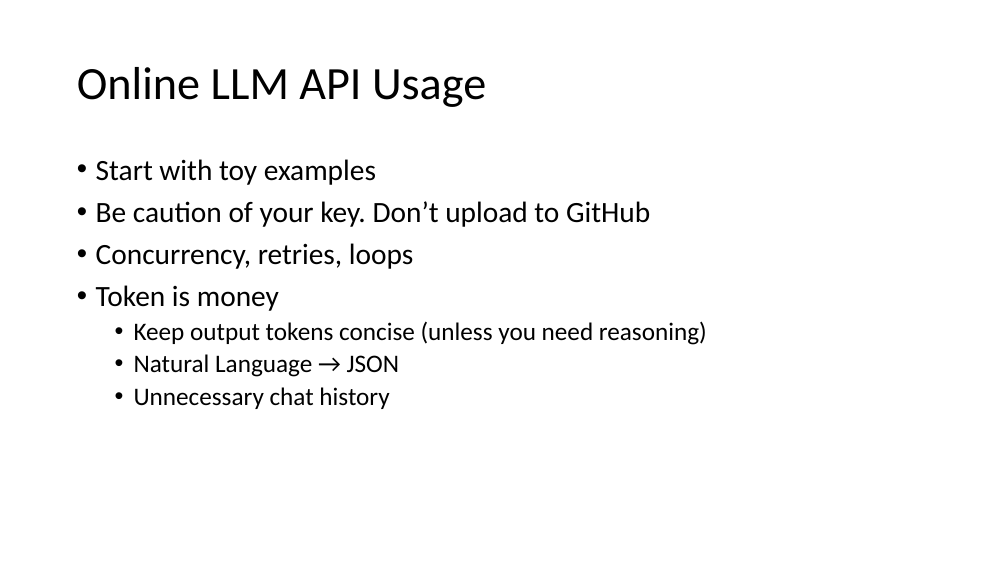
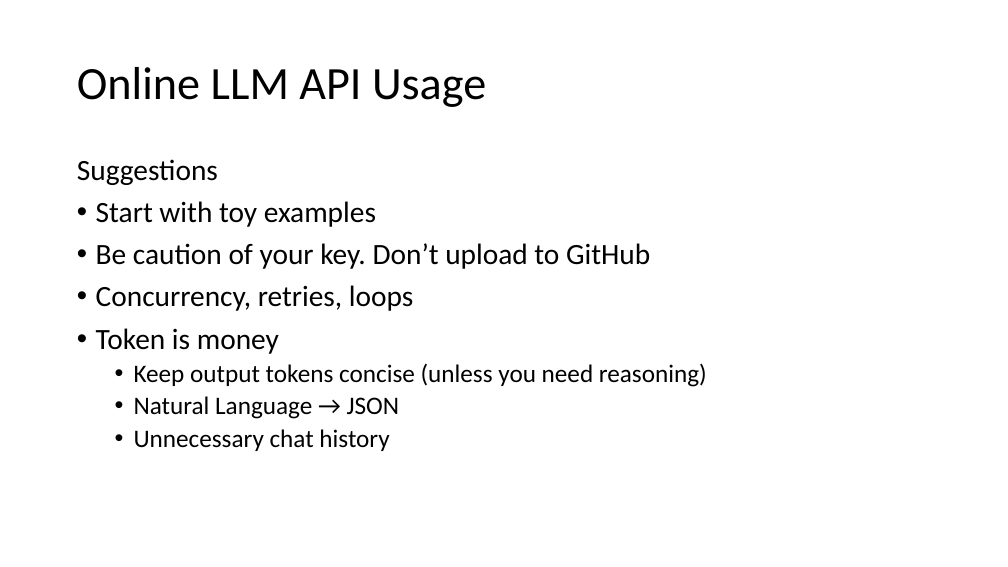
Before and after one commit to Chord-Chen-30/ShanghaiTech-NLP-Lecture-S26, a slide deck: slide 7 of llm_engineering.pptx. Drawn at 1008x567 pixels with LibreOffice and Linux fonts; fonts in the diff are those of the drawing. Boxes give left, top, right and bottom in pixels: in the first picture for what was removed or moved away, otherwise in the second. Text is boxed around its words. In the diff, an @@ line names an element or a change of style, - is before the commit and + after.

```diff
--- a/llm_engineering.pptx
+++ b/llm_engineering.pptx
@@ text at [77, 159, 218, 185]: paragraph added @@
+Suggestions
```
Also in this commit, not shown: 2 other slides changed, 2 other files.
